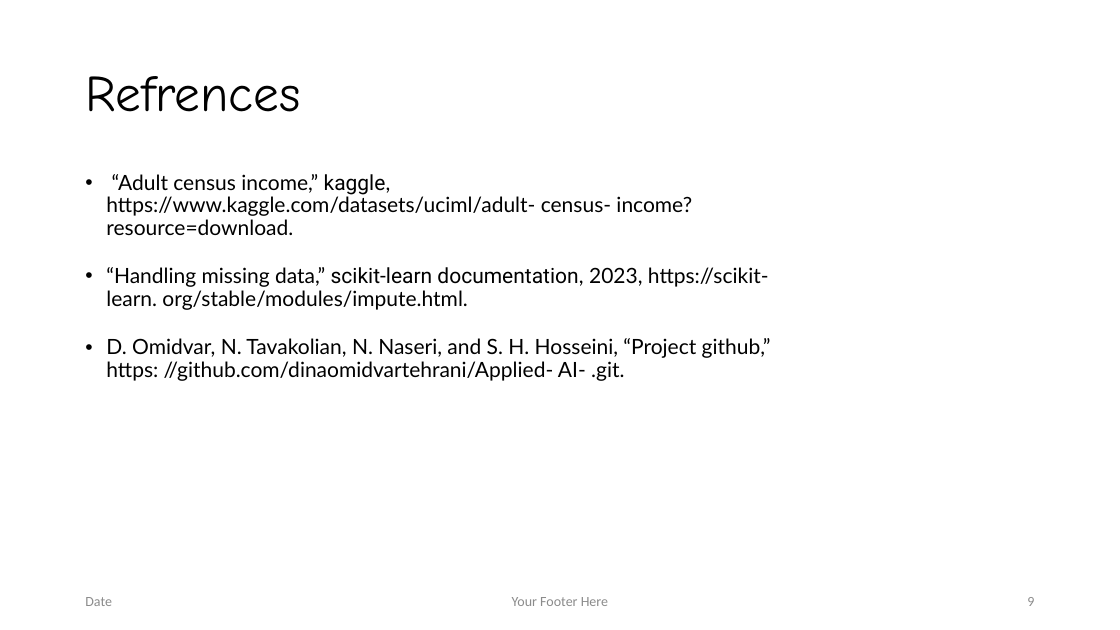
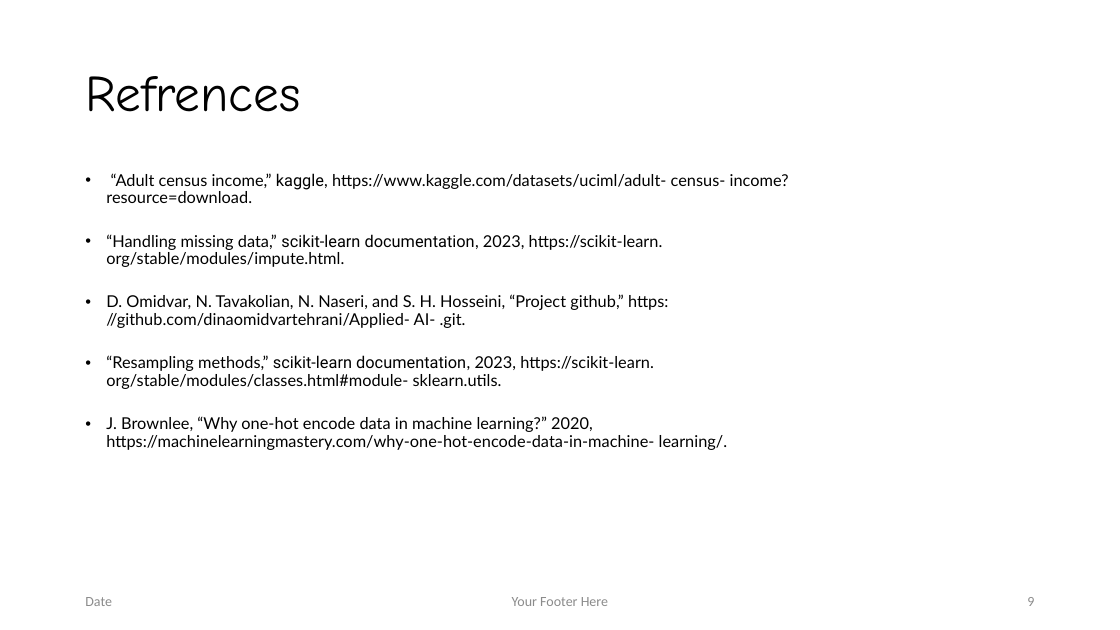
Before and after one commit to dinaomidvartehrani/Adult-Census-Income-Analysis, a slide deck: slide 9 of Presentation.pptx. Drawn at 1120x630 pixels with LibreOffice and Linux fonts; fonts in the diff are those of the drawing; background and template pictures are left out. Boxes give left, top, right and bottom in pixels: in the first picture for what was removed or moved away, otherwise in the second. Text is boxed around its words. In the diff, an @@ line names an element or a change of style, - is before the commit and + after.

Commit message:
Updated with references

```diff
--- a/Presentation.pptx
+++ b/Presentation.pptx
@@ text at (x1=106, y1=173, x2=789, y2=328): size 18 to 14 pt in "“Adult census income,” kaggle, https://www.kaggle.com/datase ...", "“Handling missing data,” scikit-learn documentation, 2023, h ...", "D. Omidvar, N. Tavakolian, N. Naseri, and ..." @@
@@ text at (x1=106, y1=355, x2=727, y2=450): paragraphs added @@
+• “Resampling methods,” scikit-learn documentation, 2023, https://scikit-learn. org/stable/modules/classes.html#module- sklearn.utils.
+• J. Brownlee, “Why one-hot encode data in machine learning?” 2020, https://machinelearningmastery.com/why-one-hot-encode-data-in-machine- learning/.
```
